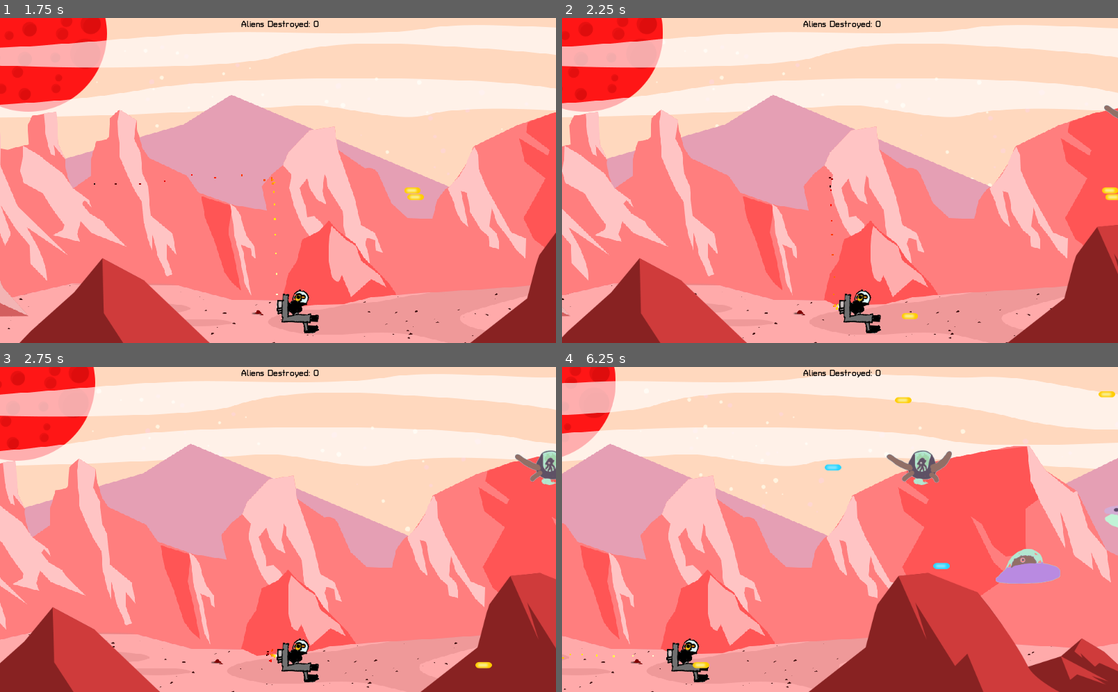
Above: before the commit, frames 1-4 (two rows, left to right).
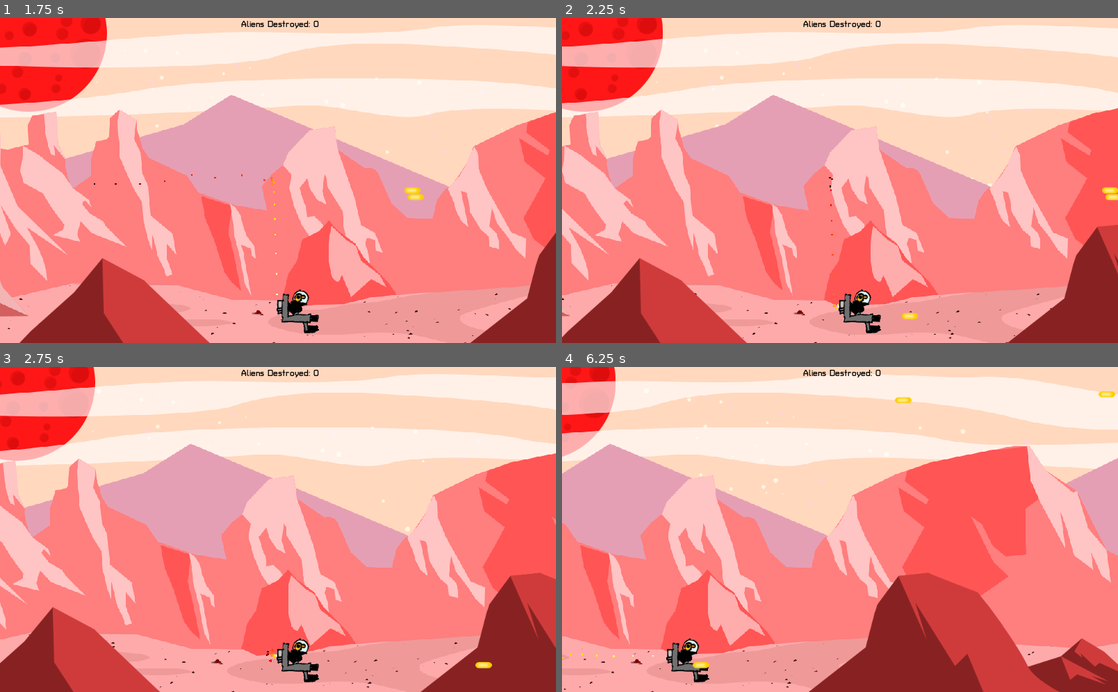
Above: after the commit, the same moments.

Repository: the-g-force/FamJam-January2021
Game: Godot game, scene res://src/Level.tscn
Same seed, same stepped clock (60 frames per second), same inputs: the game is played once before the commit and once after it.
Inputs (mouse positions are in pixels of both pictures, inside the frame that each line leads up to):
- Up to frame 1 (1.75 s): tap Enter at 0.5 s; move the mouse to (400, 164) at 0.52 s; hold D (move_right) 0.53-1.28 s; tap Space (fire) at 0.6, 1.35 s; click (400, 164) at 0.67 s; move the mouse to (166, 196) at 1.27 s; hold S (move_down) from 1.28 s (still down)
- Up to frame 2 (2.25 s): move the mouse to (895, 109) at 2.02 s; release S (move_down) at 2.03 s; hold D (move_right) from 2.03 s (still down); tap Space (fire) at 2.1 s
- Up to frame 3 (2.75 s): keep holding D (move_right)
- Up to frame 4 (6.25 s): move the mouse to (812, 594) at 2.77 s; release D (move_right) at 2.78 s; hold W (move_up) 2.78-3.53 s; tap Space (fire) every 0.75 s from 2.85 to 5.85 s; click (812, 594) at 2.92 s; move the mouse to (1006, 578) at 3.52 s; hold A (move_left) 3.53-5.03 s; move the mouse to (673, 480) at 4.27 s; move the mouse to (867, 529) at 5.02 s; hold S (move_down) 5.03-5.78 s; click (867, 529) at 5.17 s; move the mouse to (756, 448) at 5.77 s; hold D (move_right) from 5.78 s (still down)

Frame 1 is identical in both runs. In frame 2, less than 0.1% of the frame differs, in the area x 97-100%, y 26-31%; in frame 3, 0.4%; in frame 4, 1.7%, in the area x 47-100%, y 25-67%.

Commit message:
Add separate spawner scene

Diff:
--- a/project/src/Level.gd
+++ b/project/src/Level.gd
@@ -1,13 +1,11 @@
 extends Node2D
 
-const alien := preload("res://src/Alien.tscn")
 const _DeathControl := preload("res://src/DeathControl.tscn")
 
 var screensize : Vector2
 var scrolling_left := true #If true, aliens come from right
 var score := 0
 
-export var alien_spawn_interval := 2.0
 export var background_scroll_speed := 75.0
 
 onready var _death_control := $DeathControl
@@ -15,21 +13,12 @@
 
 func _ready():
 	randomize()
-	$Timer.start(alien_spawn_interval)
 	screensize = get_viewport_rect().size
 
 
 func _process(delta):
 	$ParallaxBackground.scroll_offset.x -= background_scroll_speed * delta
 	$HUD/Label.text = "Aliens Destroyed: "+str(score)
-
-
-func _on_Timer_timeout():
-	var alien_location := rand_range(0, screensize.y)
-	var alien_instance := alien.instance()
-	alien_instance.position = Vector2(screensize.x, alien_location)
-	var _ignore = alien_instance.connect("destroyed", self, "_on_Alien_destroyed")
-	$Aliens.add_child(alien_instance)
 
 
 func _on_Alien_destroyed(_alien:Object):
@@ -39,3 +28,7 @@
 
 func _on_Duck_death_complete():
 	_death_control.visible = true
+
+
+func _on_Spawner_alien_created(alien:Node2D):
+	$Aliens.add_child(alien)
--- a/project/src/Level.tscn
+++ b/project/src/Level.tscn
@@ -9,6 +9,7 @@
 [ext_resource path="res://assets/sky.png" type="Texture" id=7]
 [ext_resource path="res://assets/moon.png" type="Texture" id=8]
 [ext_resource path="res://src/DeathControl.tscn" type="PackedScene" id=9]
+[ext_resource path="res://src/Spawner.tscn" type="PackedScene" id=10]
 
 [node name="Level" type="Node2D"]
 script = ExtResource( 2 )
@@ -47,8 +48,6 @@
 texture = ExtResource( 5 )
 centered = false
 
-[node name="Timer" type="Timer" parent="."]
-
 [node name="Aliens" type="Node2D" parent="."]
 
 [node name="Duck" parent="." instance=ExtResource( 3 )]
@@ -67,5 +66,7 @@
 
 [node name="DeathControl" parent="." instance=ExtResource( 9 )]
 visible = false
-[connection signal="timeout" from="Timer" to="." method="_on_Timer_timeout"]
+
+[node name="Spawner" parent="." instance=ExtResource( 10 )]
 [connection signal="death_complete" from="Duck" to="." method="_on_Duck_death_complete"]
+[connection signal="alien_created" from="Spawner" to="." method="_on_Spawner_alien_created"]
--- /dev/null
+++ b/project/src/Spawner.gd
@@ -0,0 +1,16 @@
+extends Node2D
+
+
+# Declare member variables here. Examples:
+# var a = 2
+# var b = "text"
+
+
+# Called when the node enters the scene tree for the first time.
+func _ready():
+	pass # Replace with function body.
+
+
+# Called every frame. 'delta' is the elapsed time since the previous frame.
+#func _process(delta):
+#	pass
--- /dev/null
+++ b/project/src/Spawner.tscn
@@ -0,0 +1,10 @@
+[gd_scene load_steps=2 format=2]
+
+[sub_resource type="GDScript" id=1]
+script/source = "extends Node2D
+
+signal alien_created(alien)
+"
+
+[node name="Spawner" type="Node2D"]
+script = SubResource( 1 )
Not shown: 1 places in project/src/Level.tscn that only renumber resources
